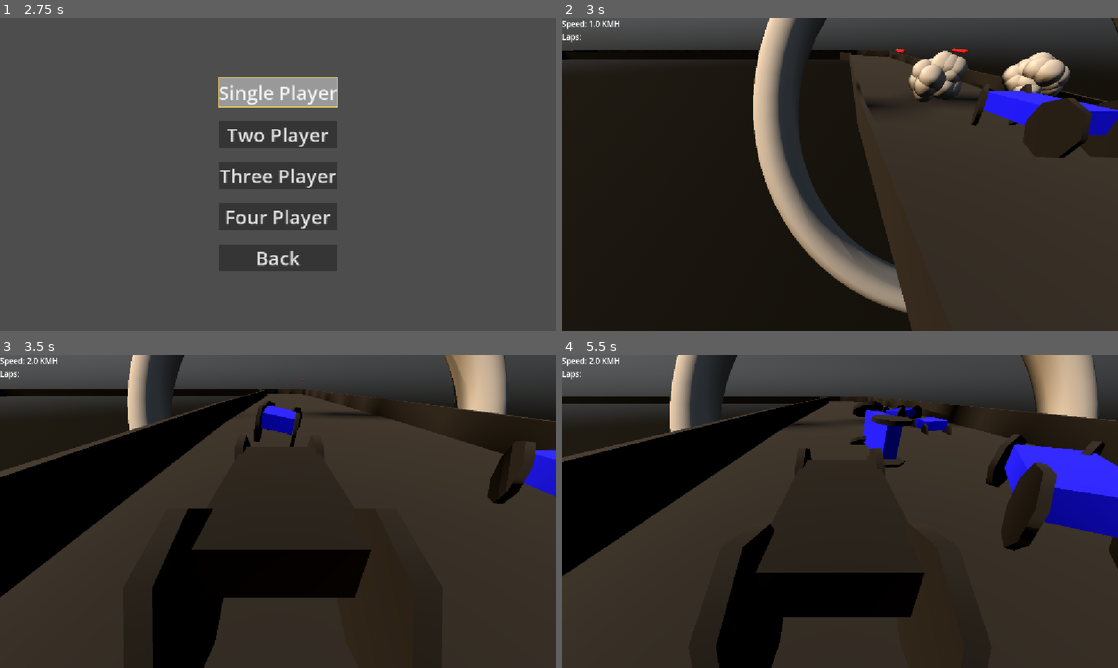
Above: before the commit, frames 1-4 (two rows, left to right).
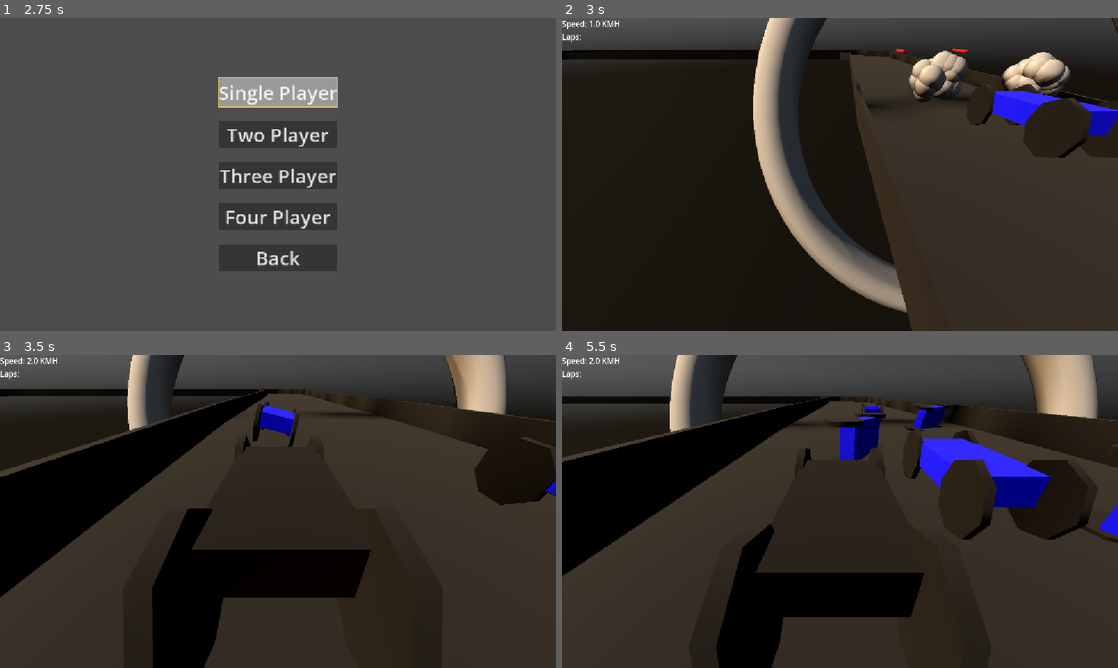
Above: after the commit, the same moments.

Repository: DwoaC/RickNRollRacing
Game: Godot game, scene res://gui/main.tscn
Two runs of this game, one before a commit and one after it. Both use one fixed random seed, a clock stepped at 60 frames per second and the inputs below. Sound files missing from this copy of the repository are replaced by a short silence.
Inputs:
- Up to frame 1 (2.75 s): click "New Game" at 0.5 s; click "New Game" at 1.25 s; click "Quick Race" at 2 s
- Up to frame 2 (3 s): click "Single Player" at 2.75 s
- Up to frame 3 (3.5 s): no input
- Up to frame 4 (5.5 s): no input

Frame 1 is identical in both runs. In frame 2, 0.2% of the frame differs, in the area x 73-86%, y 21-35%; in frame 3, 1.6%; in frame 4, 9.1%, in the area x 48-100%, y 14-69%.

Commit message:
fixed whiskers

Diff:
--- a/objects/cars/Whiskers.gd
+++ b/objects/cars/Whiskers.gd
@@ -1,7 +1,7 @@
 class_name Whiskers
 extends Node3D
 
-@export var distance = 10
+@export var distance = 1
 @export var dis_scale = 0.05
 
 func _process(_delta):
@@ -10,7 +10,7 @@
 	global_rotation.z = 0
 
 func update_position():
-	var size = 5.0 + distance / 40
+	var size = 0.5 + distance / 40
 	$Left.target_position = distance * dis_scale * Vector3(-1, 0, 5).normalized()
 	$Left.shape.size.x = size
 	$Forward.target_position = distance * dis_scale  * Vector3(0, 0, 5).normalized()
--- a/objects/cars/car.gd
+++ b/objects/cars/car.gd
@@ -309,13 +309,10 @@
 	print("Lap: ", current_lap)
 
 func fire_weapon() -> bool:
-	print('firing')
 	if not bullet_scene:
-		print('no bullet')
 		return false
 
 	if not fire_timer.is_stopped():
-		print('timer still running')
 		return false
 
 	var bullet: Node3D = bullet_scene.instantiate()
@@ -407,11 +404,24 @@
 func on_steer_right():
 	steering = -steer_angle
 
+func on_engine_force(_engine_force: float):
+	engine_force = _engine_force
+
+func on_brake_float(_brake: float):
+	brake = _brake
+
+func on_steering(_steering: float):
+	steering = _steering
+
 func add_controller(_controller: Controller):
 	_controller.accelerate.connect(on_accelerate)
 	_controller._brake.connect(on_brake)
 	_controller.fire_weapon.connect(fire_weapon)
 	_controller.steer_left.connect(on_steer_left)
 	_controller.steer_right.connect(on_steer_right)
+
+	_controller.engine_force_signal.connect(on_engine_force)
+	_controller.brake_signal.connect(on_brake_float)
+	_controller.steering_signal.connect(on_steering)
 	_controller.car = self
 	add_child(_controller)
--- a/objects/cars/car.tscn
+++ b/objects/cars/car.tscn
@@ -128,7 +128,7 @@
 transform = Transform3D(1, 0, 0, 0, 1, 0, 0, 0, 1, 0, 0, 0.0154731)
 
 [node name="FireTimeout" type="Timer" parent="."]
-wait_time = 3.0
+wait_time = 20.0
 one_shot = true
 
 [node name="EngineIdle" type="AudioStreamPlayer3D" parent="."]
--- a/objects/cars/controlers/controller.gd
+++ b/objects/cars/controlers/controller.gd
@@ -15,5 +15,9 @@
 signal steer_left()
 signal steer_right()
 
+signal steering_signal(steering: float)
+signal engine_force_signal(engine_force: float)
+signal brake_signal(brake: float)
+
 func set_car(new_car: Car):
 	_car = new_car
--- a/objects/cars/controlers/controller_ai.gd
+++ b/objects/cars/controlers/controller_ai.gd
@@ -3,19 +3,19 @@
 
 #func process_controls(delta: float) -> void:
 var steering: float = 0.0
+var brake: float = 0.0
+var engine_force: float = 0.0
 
 func _physics_process(delta: float) -> void:
 	if not car:
 		return
-	steering = 0.0
 	process_engine(delta)
 	process_steering(delta)
 	process_whiskers(delta)
 
-	if steering > 0.0:
-		steer_left.emit()
-	elif steering < 0.0:
-		steer_right.emit()
+	engine_force_signal.emit(engine_force)
+	brake_signal.emit(brake)
+	steering_signal.emit(steering)
 
 func process_engine(delta):
 	var curve = car.track.main_path.curve
@@ -23,15 +23,19 @@
 	var side_dot = car.global_transform.basis.x.dot(dir_to_target)
 
 	if abs(side_dot) > 0.6:
-		_brake.emit()
+		brake = car.brake_force_value
+		engine_force = 0
 	elif abs(side_dot) > 0.3:
-		pass
+		brake = 0
+		engine_force = 0
 	else:
-		accelerate.emit()
+		brake = 0
+		engine_force = car.engine_force_value
 
 	if car.current_speed < 10:
-		accelerate.emit()
-#
+		brake = 0
+		engine_force = car.engine_force_value
+
 func process_steering(delta):
 	var curve = car.track.main_path.curve
 	var dir_to_target = car.get_direction_to_target(curve, car.look_ahead_distance/3)
@@ -44,39 +48,29 @@
 
 func process_whiskers(delta) -> void:
 	if not car:
-		print('not car')
 		return
 
 	if not car.whisker_left:
-		print('not left ' + str(car.whisker_left))
 		return
 	if not car.whisker_forward:
-		print('not right')
 		return
 	if not car.whisker_forward:
-		print('not forward')
 		return
 	var avoidance = 0.0
 
 	if car.whisker_forward.is_colliding():
-		print("forward")
 		var collider: Node3D =  car.whisker_forward.get_collider(0)
 		if collider is Car and collider != self:
-			print('fire')
 			fire_weapon.emit()
 
-			steering -= car.stats.steer_angle
+			#steering -= car.stats.steer_angle
 
 	if car.whisker_left.is_colliding():
-		print("left")
-
 		var collider: Node3D =  car.whisker_left.get_collider(0)
 		if collider is Car and collider != self:
 			steering += car.stats.steer_angle
 
 	if car.whisker_right.is_colliding():
-		print("right")
-
 		var collider: Node3D =  car.whisker_right.get_collider(0)
 
 		if collider is Car and collider != self:
--- a/objects/cars/controlers/controller_player.gd
+++ b/objects/cars/controlers/controller_player.gd
@@ -23,7 +23,6 @@
 func _input(event):
 	# Check if the specific action was JUST pressed down
 	if event.is_action_pressed(input_fire):
-		print('fire weapon')
 		fire_weapon.emit()
 
 func set_car(new_car):
